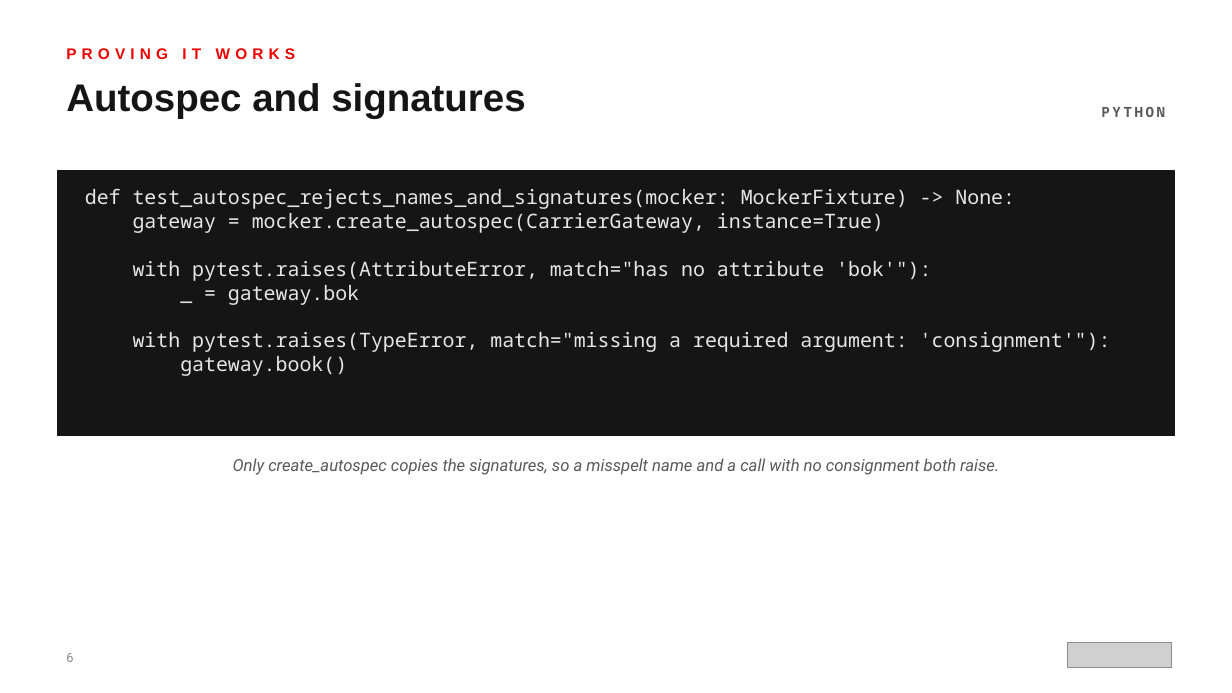
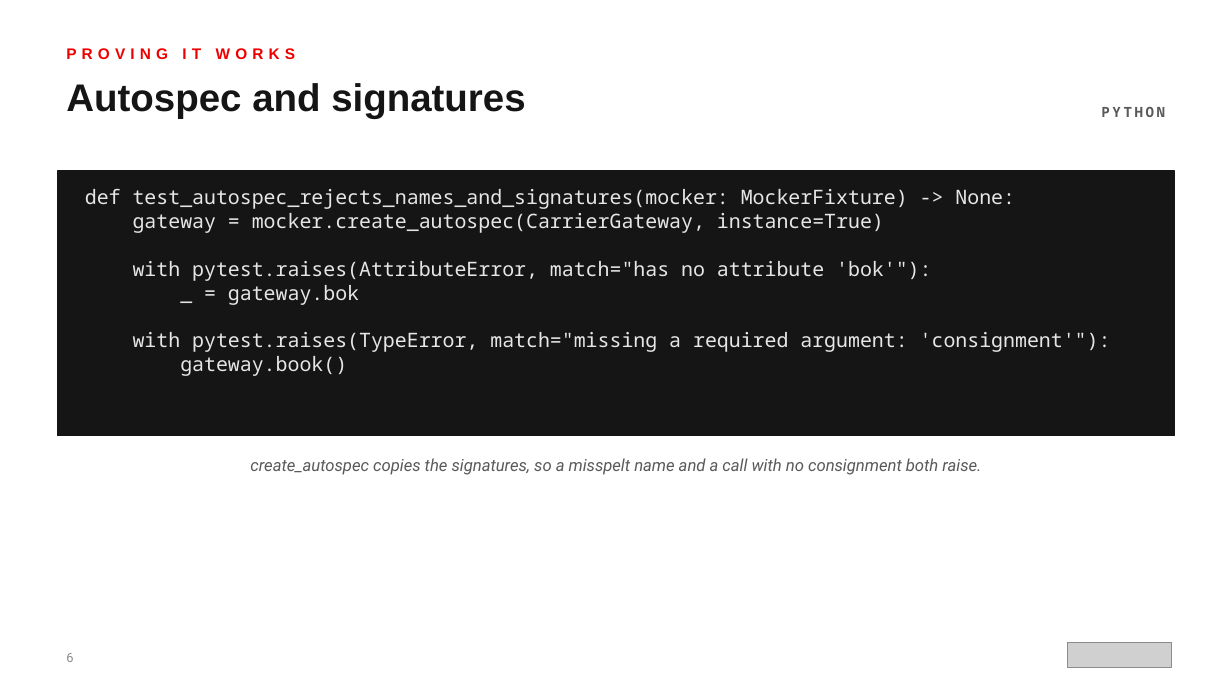
Before and after one commit to patterncatalyst/design-patterns-with-python, a slide deck: slide 6 of presentation/design-patterns-with-python-301-testing-legacy-and-ai.pptx. Drawn at 1232x693 pixels with LibreOffice and Linux fonts; fonts in the diff are those of the drawing; grey boxes stand for pictures. Boxes give left, top, right and bottom in pixels: in the first picture for what was removed or moved away, otherwise in the second. Text is boxed around its words. In the diff, an @@ line names an element or a change of style, - is before the commit and + after.

```diff
--- a/presentation/design-patterns-with-python-301-testing-legacy-and-ai.pptx
+++ b/presentation/design-patterns-with-python-301-testing-legacy-and-ai.pptx
@@ text at [250,458,981,475]: text changed @@
-Only create_autospec copies the signatures, so a misspelt name and a call with no consignment both raise.
+create_autospec copies the signatures, so a misspelt name and a call with no consignment both raise.
```
Also in this commit, not shown: 5 other slides changed, 3 other files.
